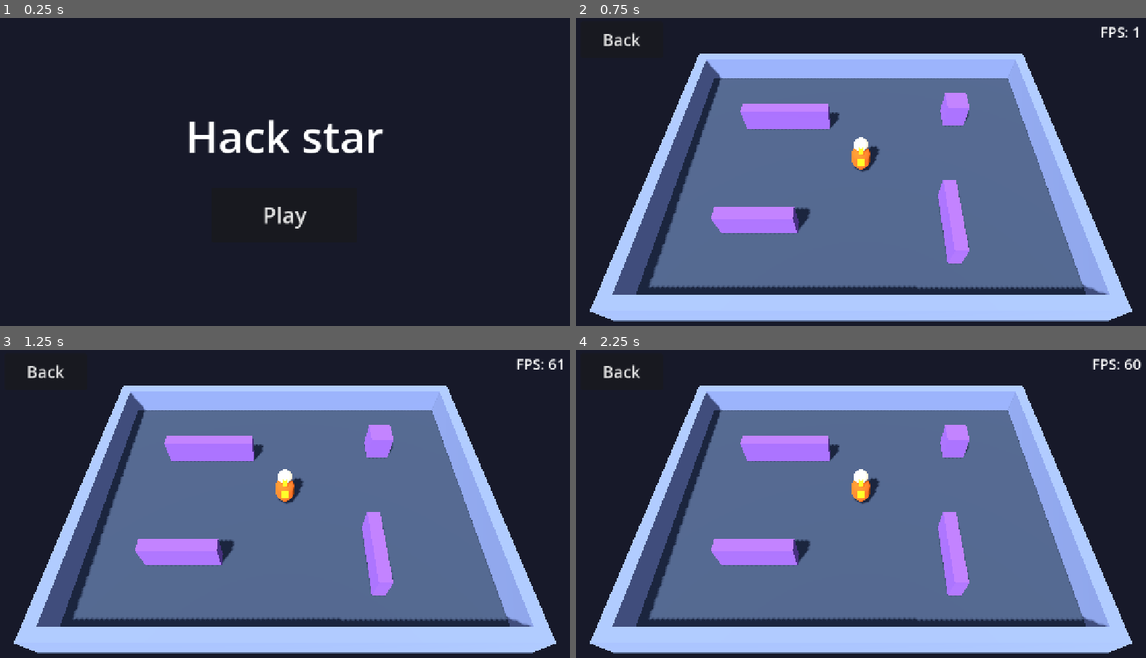
Above: before the commit, frames 1-4 (two rows, left to right).
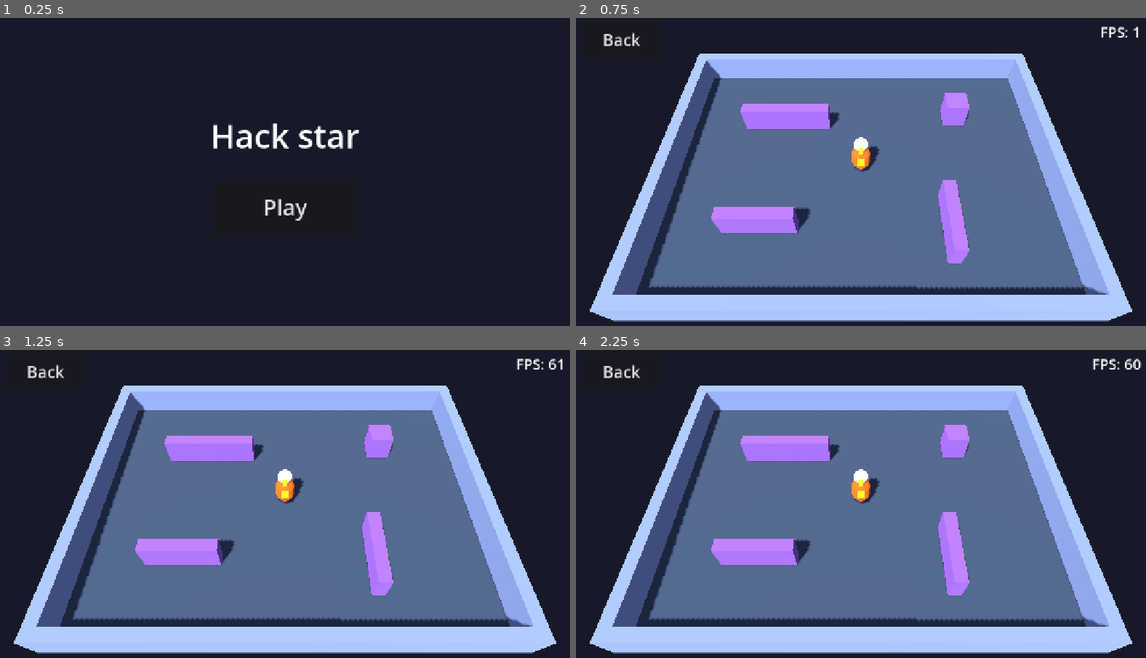
Above: after the commit, the same moments.

Repository: martinnordio/hack_star
Game: Godot game, scene res://scenes/start_screen.tscn
Same seed, same stepped clock (60 frames per second), same inputs: the game is played once before the commit and once after it.
Inputs:
- Up to frame 1 (0.25 s): no input
- Up to frame 2 (0.75 s): click "Play" at 0.5 s
- Up to frame 3 (1.25 s): no input
- Up to frame 4 (2.25 s): click "Back" at 1.25 s; click "Play" at 2 s

The runs differ from the first frame. In frame 1, 2.0% of the frame differs, in the area x 33-68%, y 33-69%; in frame 2, nothing differs; in frame 3, nothing differs; in frame 4, nothing differs.

Commit message:
Step 2: Screen sizes and input checked by tests (#27)
Co-authored-by: Copilot <223556219+Copilot@users.noreply.github.com>

Diff:
--- a/hack_star_godot/scenes/start_screen.tscn
+++ b/hack_star_godot/scenes/start_screen.tscn
@@ -34,7 +34,7 @@
 
 [node name="Title" type="Label" parent="Center/Column"]
 layout_mode = 2
-theme_override_font_sizes/font_size = 96
+theme_override_font_sizes/font_size = 72
 text = "Hack star"
 horizontal_alignment = 1
 
--- /dev/null
+++ b/hack_star_godot/tests/test_screen_sizes.gd
@@ -0,0 +1,116 @@
+extends GutTest
+## Every screen fits desktop, iPad and phone sizes in landscape and portrait (spec 03, D5),
+## and Play and Back react to a mouse click and to a touch.
+
+const START_SCREEN: PackedScene = preload("res://scenes/start_screen.tscn")
+const ARENA_SCENE: PackedScene = preload("res://scenes/arena.tscn")
+const SIZES: Dictionary = {
+	"desktop 1280x720": Vector2i(1280, 720),
+	"iPad landscape 1180x820": Vector2i(1180, 820),
+	"iPad portrait 820x1180": Vector2i(820, 1180),
+	"phone portrait 390x844": Vector2i(390, 844),
+	"phone landscape 844x390": Vector2i(844, 390),
+}
+const ARENA_CORNERS: Array[Vector3] = [
+	Vector3(-8.5, 1.2, -6.5),
+	Vector3(8.5, 1.2, -6.5),
+	Vector3(-8.5, 1.2, 6.5),
+	Vector3(8.5, 1.2, 6.5),
+]
+
+
+func _show_in_viewport(scene: PackedScene, size: Vector2i) -> Array:
+	var viewport: SubViewport = SubViewport.new()
+	viewport.size = size
+	add_child_autofree(viewport)
+	var root: Node = scene.instantiate()
+	viewport.add_child(root)
+	await wait_process_frames(2)
+	return [viewport, root]
+
+
+func _assert_inside(control: Control, visible_rect: Rect2, label: String) -> void:
+	var rect: Rect2 = control.get_global_rect()
+	assert_true(visible_rect.encloses(rect), "%s %s is inside %s" % [label, rect, visible_rect])
+
+
+func _click(viewport: SubViewport, control: Control) -> void:
+	var position: Vector2 = control.get_global_rect().get_center()
+	for pressed: bool in [true, false]:
+		var event: InputEventMouseButton = InputEventMouseButton.new()
+		event.button_index = MOUSE_BUTTON_LEFT
+		event.pressed = pressed
+		event.button_mask = MOUSE_BUTTON_MASK_LEFT if pressed else 0
+		event.position = position
+		event.global_position = position
+		viewport.push_input(event)
+
+
+## Without leaving the test scene: the screen's own handler would change the scene.
+func _drop_handlers(button: Button) -> void:
+	for connection: Dictionary in button.pressed.get_connections():
+		button.pressed.disconnect(connection["callable"])
+
+
+func test_start_screen_fits_every_size() -> void:
+	for label: String in SIZES:
+		var size: Vector2i = SIZES[label]
+		var shown: Array = await _show_in_viewport(START_SCREEN, size)
+		var screen: Control = shown[1]
+		var visible_rect: Rect2 = Rect2(Vector2.ZERO, Vector2(size))
+		_assert_inside(screen.get_node("Center/Column/Title"), visible_rect, "%s title" % label)
+		_assert_inside(screen.get_node("Center/Column/PlayButton"), visible_rect, "%s Play" % label)
+		shown[0].queue_free()
+
+
+func test_arena_fits_every_size() -> void:
+	for label: String in SIZES:
+		var size: Vector2i = SIZES[label]
+		var shown: Array = await _show_in_viewport(ARENA_SCENE, size)
+		var arena: Node3D = shown[1]
+		var visible_rect: Rect2 = Rect2(Vector2.ZERO, Vector2(size))
+		_assert_inside(arena.get_node("Hud/BackButton"), visible_rect, "%s Back" % label)
+		var joystick: TouchJoystick = arena.get_node("Hud/TouchJoystick")
+		_assert_inside(joystick, visible_rect, "%s joystick" % label)
+		_assert_inside(arena.get_node("Hud/FpsLabel"), visible_rect, "%s FPS label" % label)
+		var camera: Camera3D = arena.get_node("Camera")
+		for corner: Vector3 in ARENA_CORNERS:
+			assert_true(
+				visible_rect.has_point(camera.unproject_position(corner)),
+				"%s corner %s in view" % [label, corner]
+			)
+		shown[0].queue_free()
+
+
+func test_play_reacts_to_mouse_click() -> void:
+	var shown: Array = await _show_in_viewport(START_SCREEN, Vector2i(1280, 720))
+	var button: Button = shown[1].get_node("Center/Column/PlayButton")
+	_drop_handlers(button)
+	watch_signals(button)
+	_click(shown[0], button)
+	assert_signal_emit_count(button, "pressed", 1, "a click presses Play")
+
+
+func test_play_reacts_to_touch() -> void:
+	assert_true(
+		ProjectSettings.get_setting("input_devices/pointing/emulate_mouse_from_touch", true),
+		"a touch becomes a left mouse click"
+	)
+	var shown: Array = await _show_in_viewport(START_SCREEN, Vector2i(844, 390))
+	var button: Button = shown[1].get_node("Center/Column/PlayButton")
+	_drop_handlers(button)
+	watch_signals(button)
+	# The touch Godot emulates is the same left-button press and release at that point.
+	_click(shown[0], button)
+	assert_signal_emit_count(button, "pressed", 1, "a touch presses Play")
+
+
+func test_back_reacts_to_mouse_click_and_touch() -> void:
+	var shown: Array = await _show_in_viewport(ARENA_SCENE, Vector2i(844, 390))
+	var button: Button = shown[1].get_node("Hud/BackButton")
+	_drop_handlers(button)
+	watch_signals(button)
+	_click(shown[0], button)
+	assert_signal_emit_count(button, "pressed", 1, "a click presses Back")
+	_click(shown[0], button)
+	assert_signal_emit_count(button, "pressed", 2, "a touch (emulated click) presses Back")
Not shown, added: hack_star_godot/tests/test_screen_sizes.gd.uid
Not shown, changed: hack_star_godot/.specs/features/2026_11_12_03_mvp_and_architecture_spec.md
